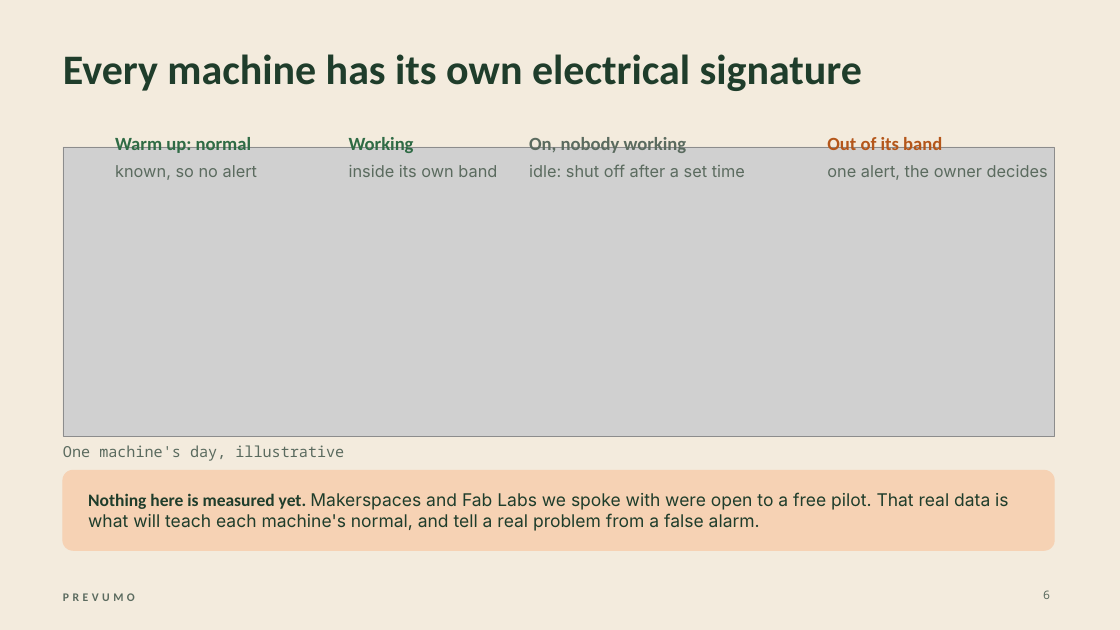
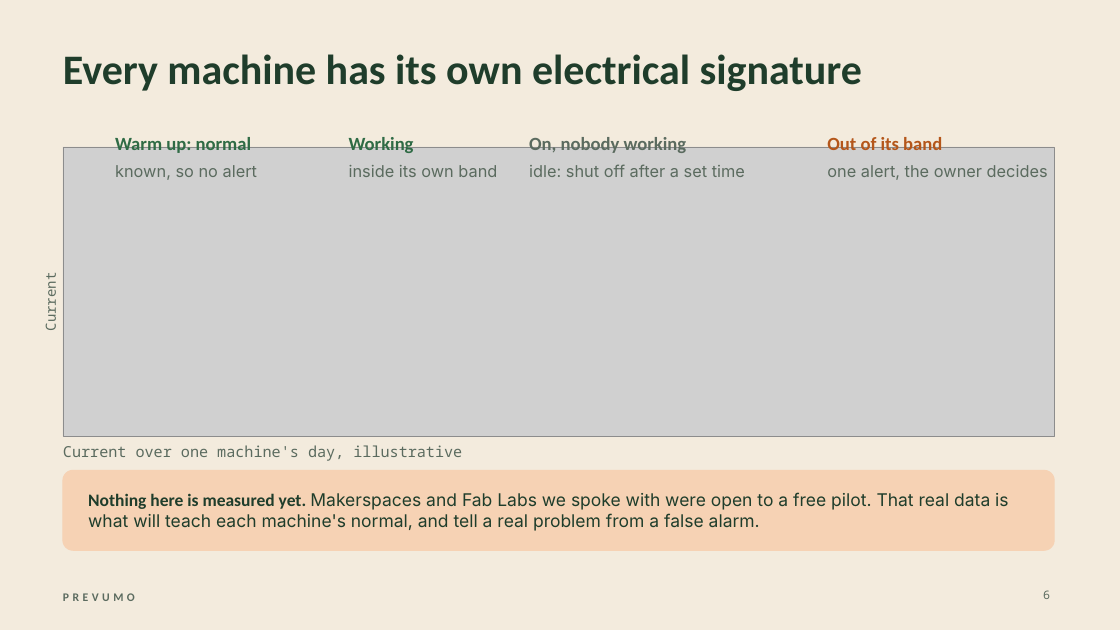
Before and after one commit to WAHB22/wahbs-world, a slide deck: slide 6 of prevumo/deliverables/final/PREVUMO-final.pptx. Drawn at 1120x630 pixels with LibreOffice and Linux fonts; fonts in the diff are those of the drawing; grey boxes stand for pictures. Boxes give left, top, right and bottom in pixels: in the first picture for what was removed or moved away, otherwise in the second. Text is boxed around its words. In the diff, an @@ line names an element or a change of style, - is before the commit and + after.

```diff
--- a/prevumo/deliverables/final/PREVUMO-final.pptx
+++ b/prevumo/deliverables/final/PREVUMO-final.pptx
@@ text added at [41, 278, 60, 330], 12 pt, text #5B6B5F @@
+Current
@@ text at [63, 445, 462, 461]: text changed @@
-One machine's day, illustrative
+Current over one machine's day, illustrative
```
Also in this commit, not shown: 7 other slides changed, 11 other files.
